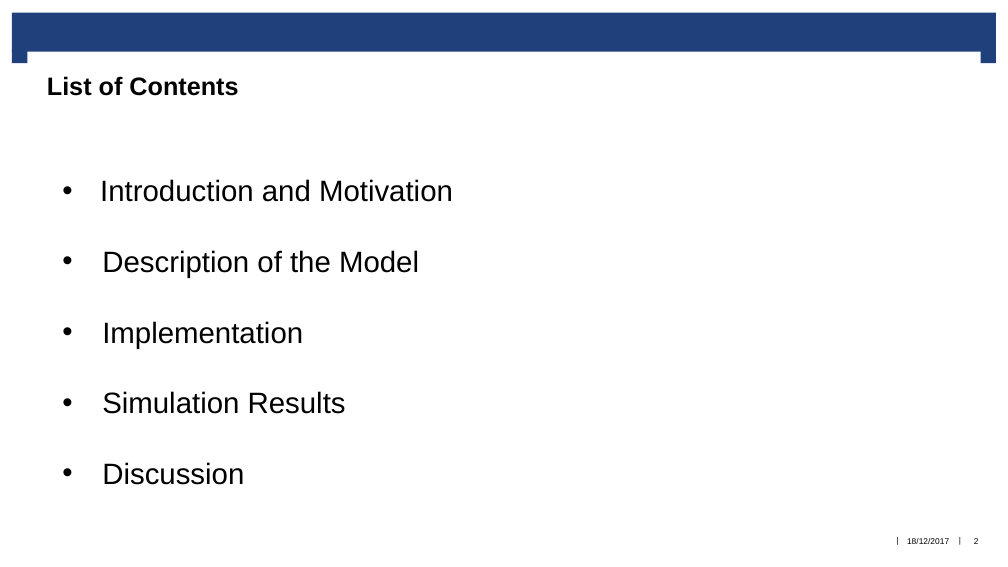
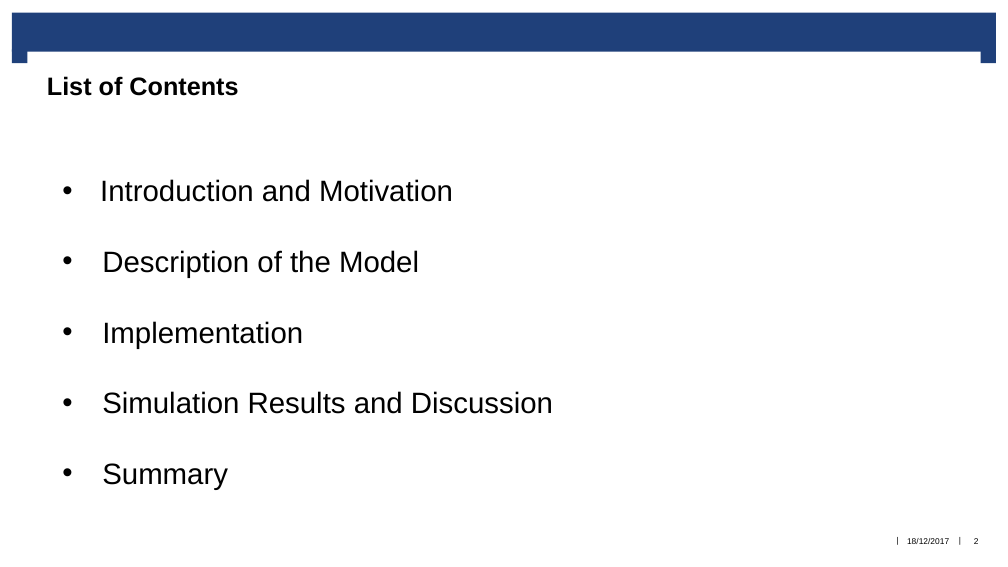
Before and after one commit to EmileHangxiBalishFrancesca/MSSS, a slide deck: slide 2 of Report/FinalPresentation_Matlab - Hangxi.pptx. Drawn at 1008x567 pixels with LibreOffice and Linux fonts; fonts in the diff are those of the drawing; background and template pictures are left out. Boxes give left, top, right and bottom in pixels: in the first picture for what was removed or moved away, otherwise in the second. Text is boxed around its words. In the diff, an @@ line names an element or a change of style, - is before the commit and + after.

Commit message:
add summary

```diff
--- a/Report/FinalPresentation_Matlab - Hangxi.pptx
+++ b/Report/FinalPresentation_Matlab - Hangxi.pptx
@@ text at (102,391,553,490): text changed @@
-• Simulation Results
-• Discussion
+• Simulation Results and Discussion
+• Summary
```
Also in this commit, not shown: 1 other slide changed.
